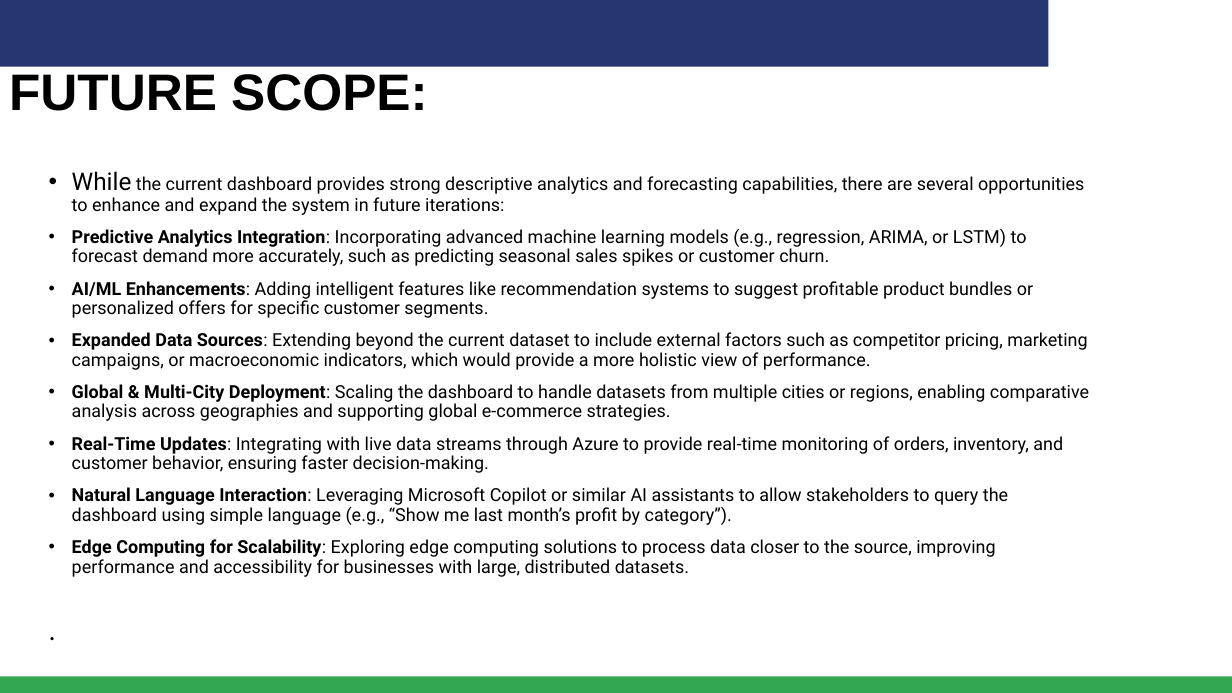
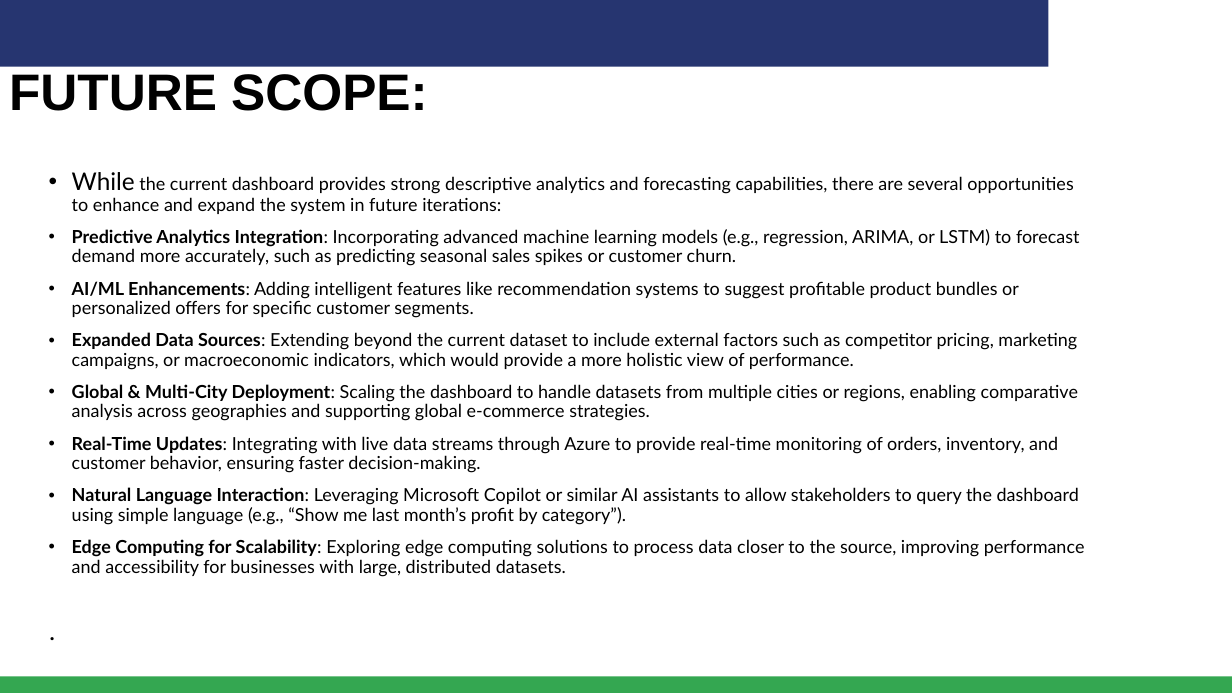
Before and after one commit to samiakhan1697-prog/E-Commerce-Sales-Dashboard-PowerBI, a slide deck: slide 13 of final capstone project.pptx. Drawn at 1232x693 pixels with LibreOffice and Linux fonts; fonts in the diff are those of the drawing; background and template pictures are left out. Boxes give left, top, right and bottom in pixels: in the first picture for what was removed or moved away, otherwise in the second. Text is boxed around its words. In the diff, an @@ line names an element or a change of style, - is before the commit and + after.

```diff
--- a/final capstone project.pptx
+++ b/final capstone project.pptx
@@ text at (x1=72, y1=172, x2=1085, y2=577): font Roboto to Lato @@
```
Also in this commit, not shown: 10 other slides changed.
